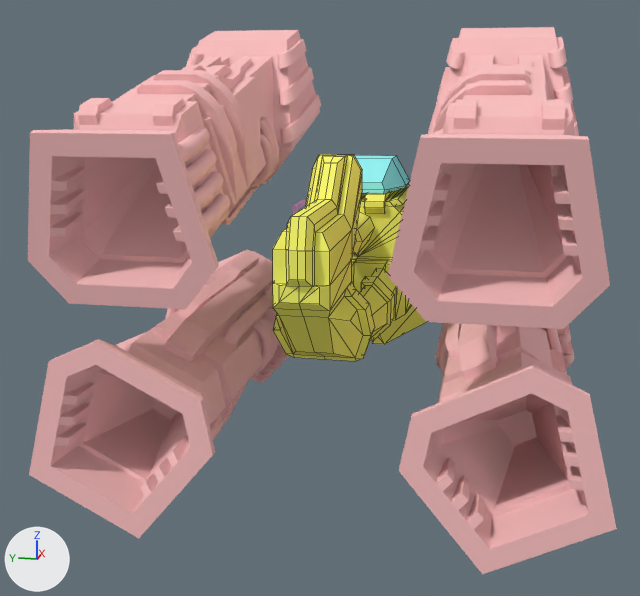
Renders of the Blender file vis/models/ships/griever/griever.blend from each side of a commit.
One viewpoint serves both versions: a 50 mm lens placed at (-101.9, -15.6, 20.0), pointed at (-2.3, 4.3, -4.9). Lighting does not change. The marker at lower left points along +X, +Y and +Z. Mesh edges are drawn as thin lines on the coarser meshes.

Objects in the first picture: 'engine', 'hook', 'shipbody'.
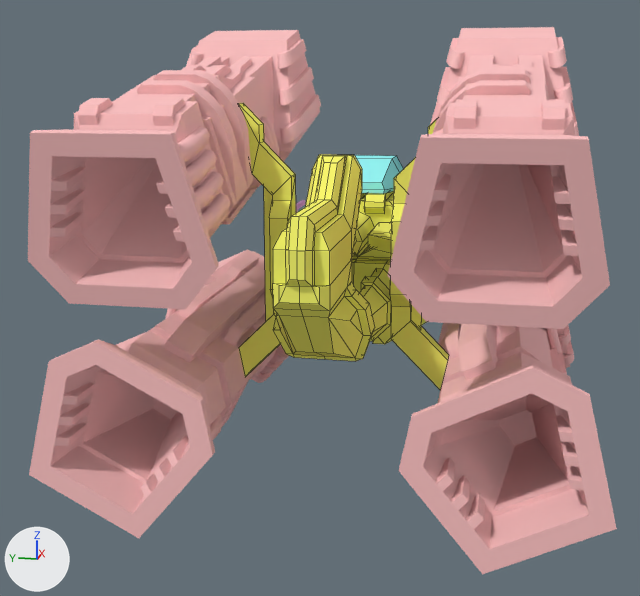
Commit message: [models] griever shipmodel severly fucked with

Where the change shows, as pixel boxes [x1, y1, x2, y2] in the pictures (640 x 596 px; the box of a moved part takes in the faces that stretch with it):
'shipbody', reshaped
    before: [272, 154, 426, 361]
    after: [239, 103, 449, 389]
part 1 of me_ship1_shipbody1, added (yellow)
    after: [368, 120, 449, 389]
part 2 of me_ship1_shipbody1, added (yellow)
    after: [239, 103, 296, 377]
part 3 of me_ship1_shipbody1, moved or reshaped
    before: [280, 154, 415, 344]
    after: [264, 154, 422, 344]

The change in detail:
me_ship1_shipbody1 is used by ob_shipbody; location (0.0, 0.0, 0.0); rotation (1.571, 0.0, 0.0), in degrees (90, 0, 0).
me_ship1_shipbody1 had 710 vertices, 684 faces and spanned x -33.1..35.3, y -10.2..12.9, z -10.1..10.1.
me_ship1_shipbody1 now has 828 vertices, 732 faces and spans x -33.1..35.3, y -11.8..17.7, z -11.3..11.3.
me_ship1_shipbody1 part 1: a new loose piece of 43 vertices spanning x -13.9..-0.7, y -11.8..17.7, z 2.3..11.3, in mat_shipbody1 (yellow #ffff71).
me_ship1_shipbody1 part 2: a new loose piece of 43 vertices spanning x -13.9..-0.7, y -11.8..17.7, z -11.3..-2.3, in mat_shipbody1 (yellow #ffff71).
Part 3, on me_ship1_shipbody1:
135 faces are deleted.
32 vertices are added at x -11.7..-0.7, y -5.5..9.5, z -8.4..8.4.
95 new faces join them.
